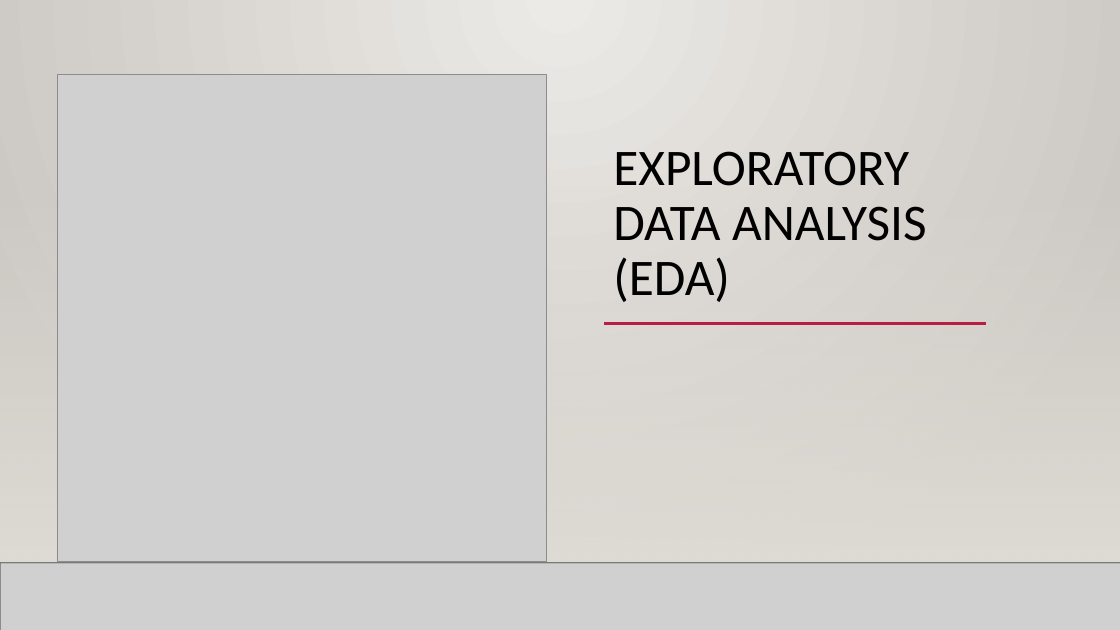
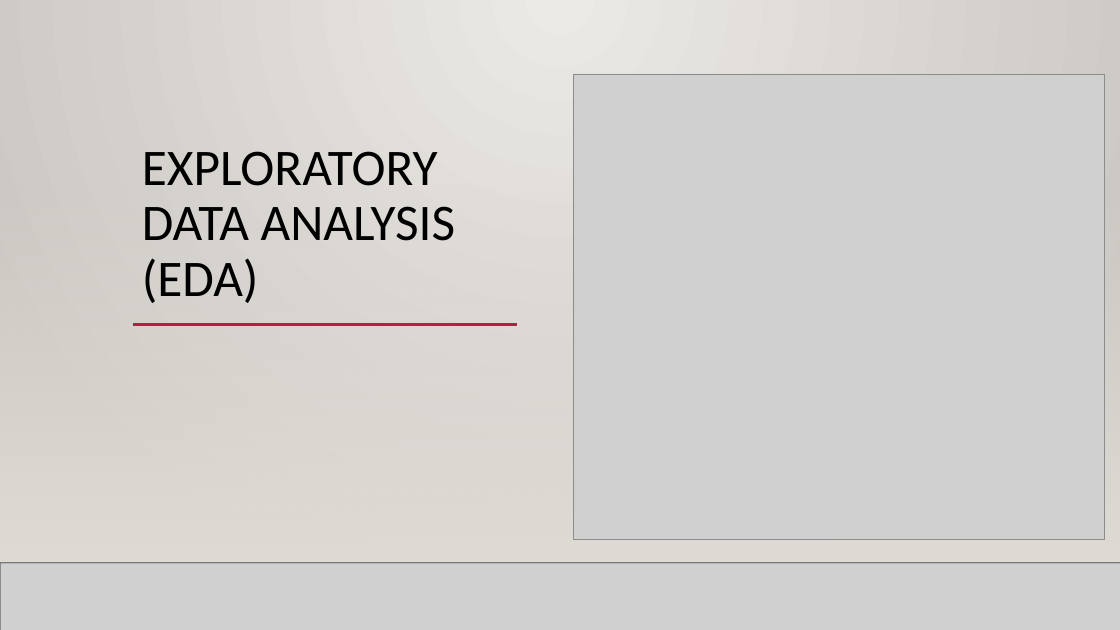
Before and after one commit to djdrjeff/phase3project_KelvinNjenga, a slide deck: slide 4 of Presentation1.pptx. Drawn at 1120x630 pixels with LibreOffice and Linux fonts; fonts in the diff are those of the drawing; grey boxes stand for pictures; background and template pictures are left out. Boxes give left, top, right and bottom in pixels: in the first picture for what was removed or moved away, otherwise in the second. Text is boxed around its words. In the diff, an @@ line names an element or a change of style, - is before the commit and + after.

Commit message:
Powerpoint Updates done

```diff
--- a/Presentation1.pptx
+++ b/Presentation1.pptx
@@ title "EXPLORATORY DATA ANALYSIS (EDA)": place and size @@
-title "EXPLORATORY DATA ANALYSIS (EDA)" at <box>613,151,927,302</box>
+title "EXPLORATORY DATA ANALYSIS (EDA)" at <box>142,151,456,303</box>
@@ picture: place and size @@
-picture at <box>57,74,546,562</box>
+picture at <box>573,74,1104,539</box>
@@ line moved from (605, 324) - (986, 324) to (134, 324) - (517, 324) @@
```
Also in this commit, not shown: 2 slides added, 1 slide removed, 1 other file.
